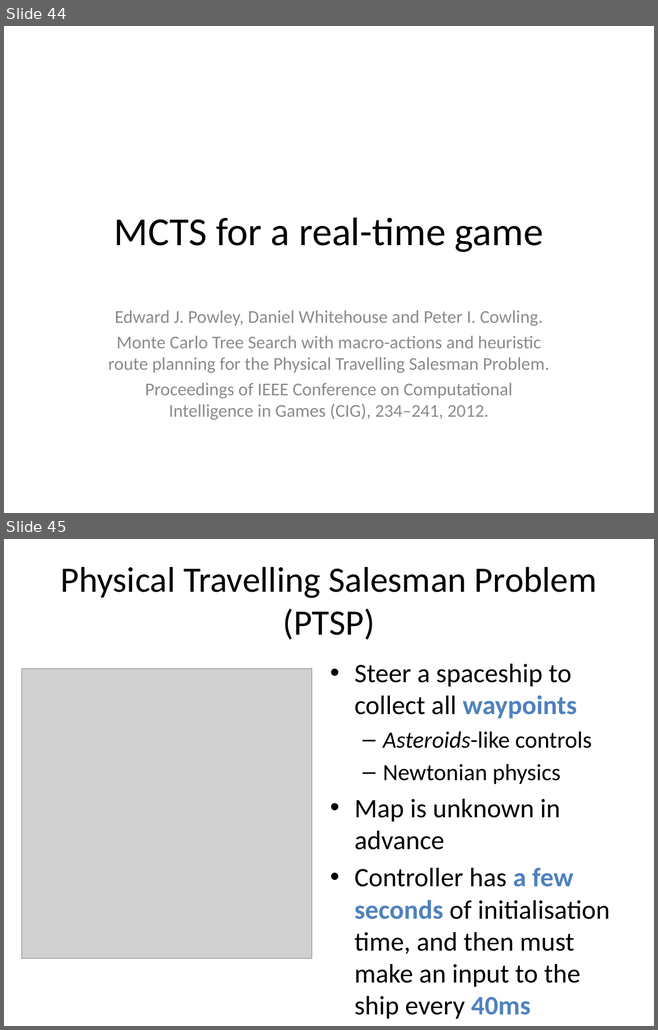
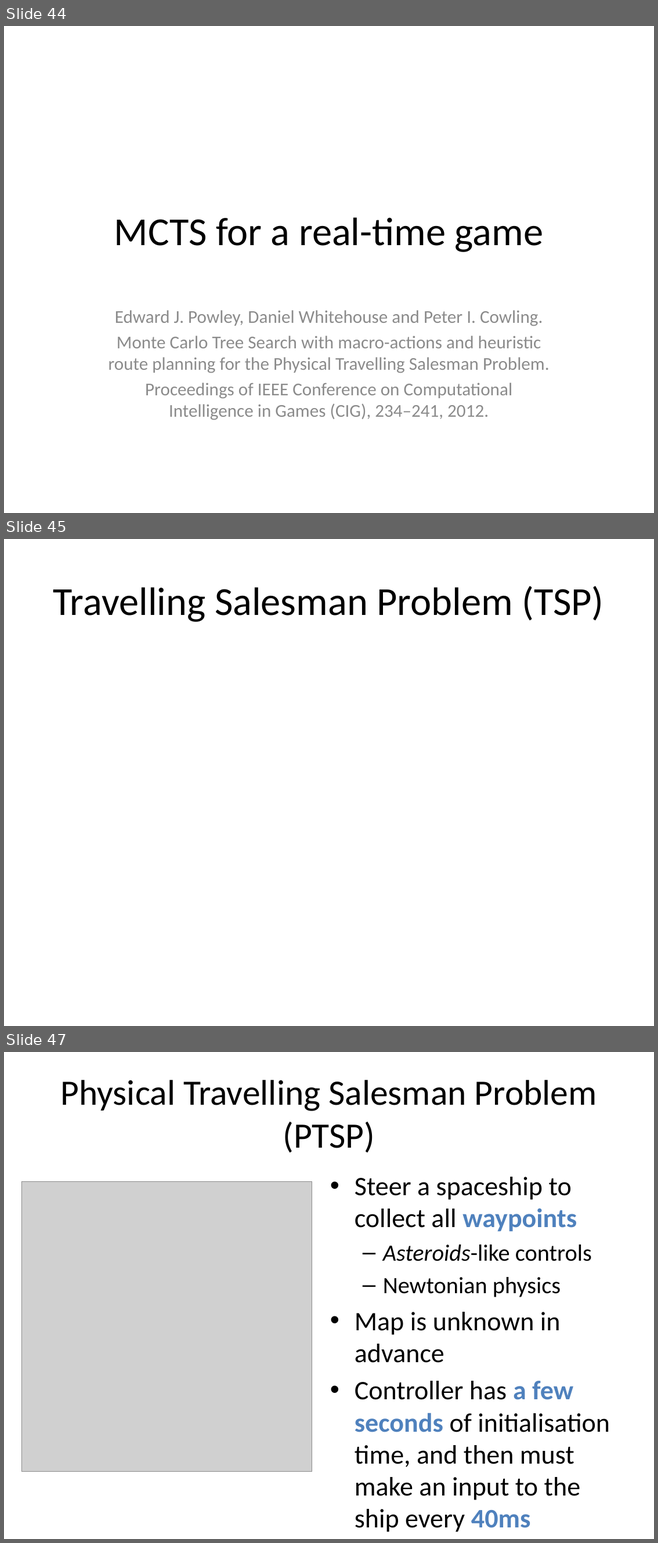
Before and after one commit to Falmouth-Games-Academy/m-course-materials, a slide deck: COMP702/05/2019-20-COMP702-05-lecture-materials.pptx. Shown one above the other, each under a label of ours: slides 44 and 45 before the commit, slides 44, 45 and 47 after it; the slides between them are not shown. The pictures are 658x1030 and 658x1543 pixels, drawn with LibreOffice and Linux fonts; fonts in the diff are those of the drawing; grey boxes stand for pictures. Boxes give left, top, right and bottom in pixels: in the first picture for what was removed or moved away, otherwise in the second. Text is boxed around its words. In the diff, an @@ line names an element or a change of style, - is before the commit and + after.

```diff
--- a/COMP702/05/2019-20-COMP702-05-lecture-materials.pptx
+++ b/COMP702/05/2019-20-COMP702-05-lecture-materials.pptx
@@ slide 45 added at (x1=4, y1=539, x2=654, y2=1026), background #FFFFFF @@
@@ title added at (x1=53, y1=586, x2=603, y2=622), 44 pt, text #000000 @@
+Travelling Salesman Problem (TSP)
@@ what was slide 45 is now slide 47 @@
```
Also in this commit, not shown: 1 slide changed, 1 other slide added, 9 other files.
